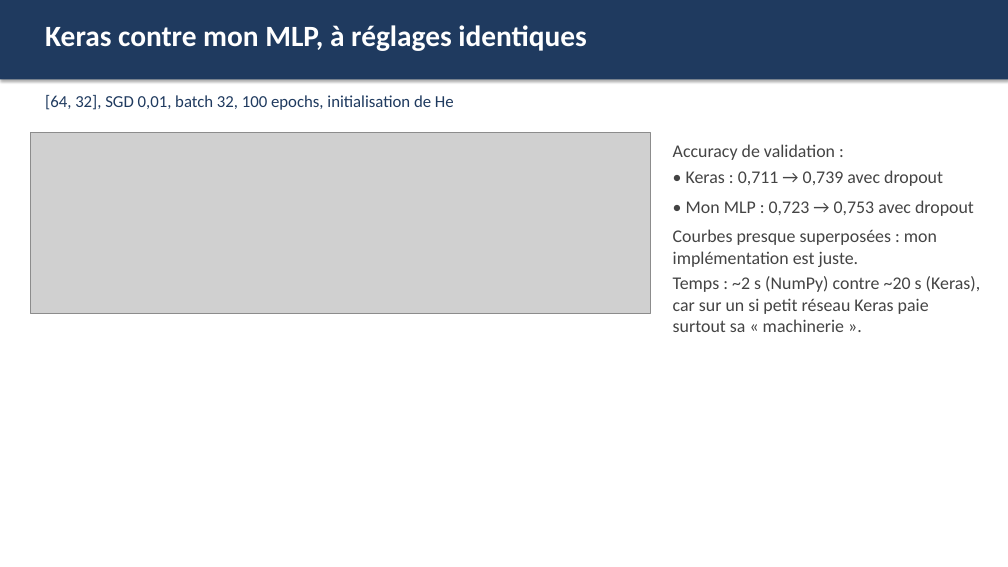
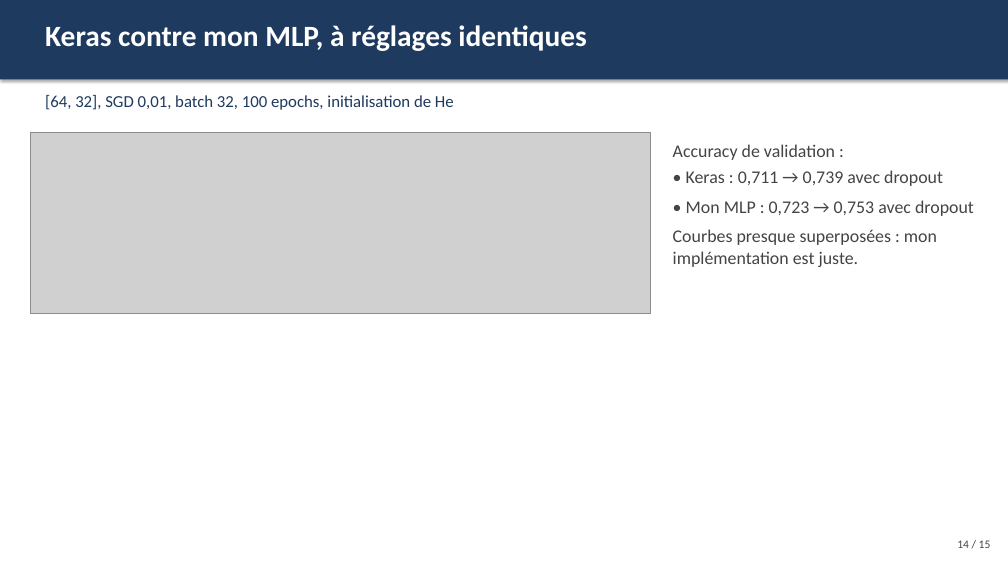
Before and after one commit to TheGoatLucien/ANN-playground, a slide deck: slide 14 of slides/ANN_playground_presentation.pptx (slide 15 before the commit). Drawn at 1008x567 pixels with LibreOffice and Linux fonts; fonts in the diff are those of the drawing; grey boxes stand for pictures. Boxes give left, top, right and bottom in pixels: in the first picture for what was removed or moved away, otherwise in the second. Text is boxed around its words. In the diff, an @@ line names an element or a change of style, - is before the commit and + after.

```diff
--- a/slides/ANN_playground_presentation.pptx
+++ b/slides/ANN_playground_presentation.pptx
@@ text at (673, 276, 981, 332): paragraph removed @@
-Temps : ~2 s (NumPy) contre ~20 s (Keras), car sur un si petit réseau Keras paie surtout sa « machinerie ».
@@ text added at (957, 540, 991, 548), 11 pt, text #444444 @@
+14 / 15
```
Also in this commit, not shown: 10 other slides changed, 3 slides added, 4 slides removed.
